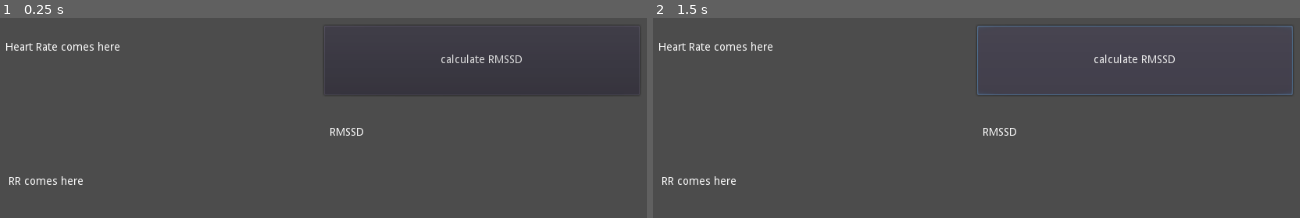
Above: before the commit, frames 1-2 (left to right).
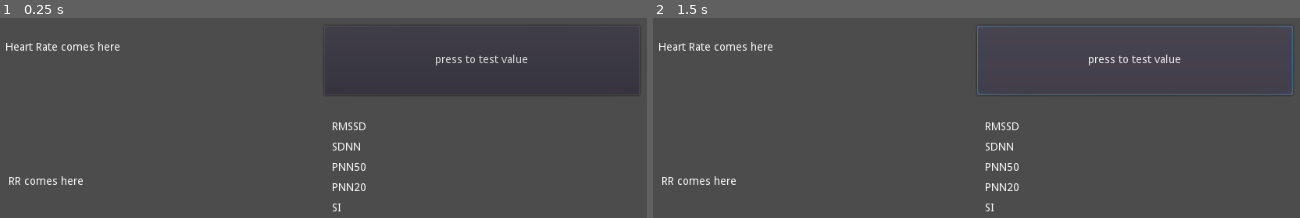
Above: after the commit, the same moments.

Repository: Balint197/HeartRateGodot
Game: Godot game, scene res://Base.tscn
Two runs of this game, one before a commit and one after it. Both use one fixed random seed, a clock stepped at 60 frames per second and the inputs below.
Inputs:
- Up to frame 1 (0.25 s): no input
- Up to frame 2 (1.5 s): click "calculate RMSSD" (after the commit: "press to test value") at 0.5 s; click "calculate RMSSD" (after the commit: "press to test value") at 1.25 s

The runs differ from the first frame. In frame 1, 1.0% of the frame differs, in the area x 51-82%, y 18-97%; in frame 2, 1.0%.
Error before the commit: Invalid get index '0' (on base: 'Array'). (res://Base.gd:103)
Error after the commit: Invalid type in function 'plus_file' in base 'String'. Cannot convert argument 1 from Nil to String. (res://Base.gd:88)

Commit message:
SDNN, PNN, SI (wip), layout restructure, variables changed

Diff:
--- a/Base.gd
+++ b/Base.gd
@@ -1,14 +1,22 @@
 extends Control
 
-onready var currentHR = 0
+onready var HR = 0
 onready var currentRR = 0
+onready var RR_average = 0
+
+onready var RMSSD = 0
+onready var SDNN = 0
+onready var pNN50: float = 0
+onready var pNN20: float = 0
+onready var SI = 0
+
 onready var RR_array = []
 onready var usedRR_arr = []
 
 onready var latest_file
 onready var filePos = 0
 
-export (int, 1, 9999) var RR_use_amount = 5
+export (int, 1, 9999) var RR_use_amount = 5 # TODO? -> = 0: all used
 export (String) var folder_location = "C:/Users/hajna/HeartRateLogs"
 
 func _ready():
@@ -16,17 +24,27 @@
 
 func _on_Timer_timeout():
 	updateRR() 	# from IBI file (logfile unused)
-
+	$RR_label.text = ("Last RR: " + currentRR)
 	# https://en.wikipedia.org/wiki/Heart_rate_variability#Analysis
 	# https://imotions.com/blog/heart-rate-variability/
 
-	# TIME domain
-	HR()
-	RMSSD()
-	# SDNN() # add maybe?
-	# Baevsky’s stress index
+	# TODO uniform time instead of same number of RR values?
 
-	# FREQUENCY domain measurements -> measure of sympathetic nervous system activity
+	### TIME domain ###
+	HR = HR_func()
+	$HR_label.text = ("Heart rate: " + str(int(HR)))
+	RMSSD = RMSSD_func()
+	$analysis_container/RMSSD_label.text = ("RMSSD: " + str(RMSSD))
+	SDNN = SDNN_func()
+	$analysis_container/SDNN_label.text = ("SDNN: " + str(SDNN))
+	pNN50 = pNNX_func(50)
+	$analysis_container/PNN50_label.text = ("pNN50: " + str(pNN50))
+	pNN20 = pNNX_func(20)
+	$analysis_container/PNN20_label.text = ("pNN20: " + str(pNN20))
+	SI = SI_func()# Baevsky’s stress index
+	$analysis_container/SI_label.text = ("SI: " + str(SI))
+
+	### FREQUENCY domain ### -> measure of sympathetic nervous system activity
 	# frequencies [Hz]:  # TODO export?
 		# HF: 0.15 - 0.4
 		# LF: 0.04 - 0.15
@@ -37,7 +55,7 @@
 	pass
 
 func _on_Button_button_down():
-	RMSSD()
+	pass
 
 func initFile(path):
 	var latest_date = 0
@@ -60,7 +78,7 @@
 					latest_file = file_name
 
 			file_name = dir.get_next()
-		print("Latest file: " + latest_file)
+		print("Latest file: " + latest_file + "\n")
 	else:
 		print("An error occurred when trying to access the path.")
 
@@ -73,7 +91,7 @@
 	while not IBI_file.eof_reached():
 		var IBI_line = IBI_file.get_line()
 		if IBI_line != "":	# needed for last line (\n in HeartRate program)
-			RR_array.append(IBI_line)
+			RR_array.append(int(IBI_line))
 
 	filePos = IBI_file.get_position()
 
@@ -83,24 +101,92 @@
 
 	print_debug(usedRR_arr)
 
+	RR_average = 0
+	for i in range(RR_use_amount):
+		RR_average += usedRR_arr[i]
+	RR_average = RR_average / RR_use_amount
+
 	currentRR = str(RR_array[IBI_size - 1])
-	$RR_label.text = currentRR
 	IBI_file.close()
 
-func HR():
-	currentHR = 0.0
+func HR_func():
+	var HR_calc = 0.0
 	for RR in usedRR_arr:
-		currentHR += int(RR)
-	currentHR = 60 / (currentHR / RR_use_amount) * 1000
-	print(str(currentHR))
+		HR_calc += RR
+	HR_calc = 60 / (HR_calc / RR_use_amount) * 1000
 
-	$HR_label.text = str(int(currentHR))
+	return HR_calc
 
-func RMSSD():
-	var RMSSD = 0
+func RMSSD_func():
+	var RMSSD_calc = 0
 
 	for i in range(RR_use_amount-1):	# -1 because N elements, but N-1 places between elements
-		RMSSD += pow(int(usedRR_arr[i]) - int(usedRR_arr[i + 1]), 2)
+		RMSSD_calc += pow(usedRR_arr[i] - usedRR_arr[i + 1], 2)
 
-	RMSSD = sqrt(RMSSD)
-	$RMSSD_label.text = str(RMSSD)
+	RMSSD_calc = sqrt(RMSSD_calc / (RR_use_amount-1))
+
+	return RMSSD_calc
+
+func pNNX_func(x):
+	var NNX: int = 0
+
+	for i in range(RR_use_amount-1):
+		if abs(usedRR_arr[i] - usedRR_arr[i + 1]) > x:
+			NNX += 1
+	var pNNX = float(NNX) / float(RR_use_amount-1) * 100
+
+	return pNNX
+
+func SDNN_func():
+	var SDNN_calc = 0
+
+	for i in range(RR_use_amount):
+		SDNN_calc += pow(usedRR_arr[i] - RR_average,2)
+	SDNN_calc = sqrt(SDNN_calc / RR_use_amount)
+
+	return SDNN_calc
+
+func SI_func():
+	var SI_calc = 0 # Stress Index
+	var AMo = 0		# amplitude of the modal value
+	var Mo = 0 		# RR median
+	var MxDMn = usedRR_arr.max() - usedRR_arr.min() # variability width
+	# var nAmo = 0 	# biggest number of RR values in range
+
+	var RR_array_sorted = usedRR_arr
+	RR_array_sorted.sort()
+
+	if RR_use_amount % 2 != 0: 					# odd RR_use_amount
+		Mo = RR_array_sorted[RR_use_amount/2]
+	else:										# even RR_use_amount -> mean
+		Mo = (RR_array_sorted[RR_use_amount/2] + RR_array_sorted[(RR_use_amount/2)-1]) / 2
+
+	var SI_array = []
+	var SI_array_index = 0
+	var steppedValue = 0
+	var prevValue = 0
+
+	for i in range (RR_use_amount):
+
+		steppedValue = stepify(RR_array_sorted[i], 50) # ...or using format strings
+		print(steppedValue)
+
+		if steppedValue != prevValue: 	# start new element in array
+			SI_array.append(int(0))
+
+		SI_array[SI_array_index] += 1 # increment current array
+		prevValue = steppedValue
+
+	AMo = SI_array.max()
+	print(AMo)
+
+	AMo = AMo / RR_use_amount
+
+	SI_calc = AMo / (2 * Mo * MxDMn)
+# Stress index (SI) = AMo / 2Mo x MxDMn. Where AMo is the amplitude of the modal
+# value and represents the percentage in comparison to all other RR intervals.
+# Mo (in the formula 2Mo) is the modal value for the duration of a RR interval
+# that has been measured the most often. MxDMn is the variability width, or in
+# other words the difference between the maximum and minimum measured RR interval.
+
+	return SI_calc
--- a/Base.tscn
+++ b/Base.tscn
@@ -9,6 +9,10 @@
 __meta__ = {
 "_edit_use_anchors_": false
 }
+RR_use_amount = 18
+
+[node name="Timer" type="Timer" parent="."]
+autostart = true
 
 [node name="HR_label" type="Label" parent="."]
 margin_left = 117.0
@@ -30,21 +34,68 @@
 "_edit_use_anchors_": false
 }
 
-[node name="Timer" type="Timer" parent="."]
-autostart = true
-
-[node name="RMSSD_button" type="Button" parent="."]
+[node name="test_button" type="Button" parent="."]
 margin_left = 525.0
 margin_top = 74.0
 margin_right = 929.0
 margin_bottom = 163.0
-text = "calculate RMSSD"
+text = "press to test value"
+__meta__ = {
+"_edit_use_anchors_": false
+}
 
-[node name="RMSSD_label" type="Label" parent="."]
-margin_left = 532.0
-margin_top = 204.0
-margin_right = 693.0
-margin_bottom = 272.0
+[node name="analysis_container" type="VBoxContainer" parent="."]
+margin_left = 535.453
+margin_top = 196.982
+margin_right = 840.453
+margin_bottom = 373.982
+custom_constants/separation = 12
+__meta__ = {
+"_edit_use_anchors_": false
+}
+
+[node name="RMSSD_label" type="Label" parent="analysis_container"]
+margin_right = 305.0
+margin_bottom = 14.0
 text = "RMSSD"
+__meta__ = {
+"_edit_use_anchors_": false
+}
+
+[node name="SDNN_label" type="Label" parent="analysis_container"]
+margin_top = 26.0
+margin_right = 305.0
+margin_bottom = 40.0
+text = "SDNN"
+__meta__ = {
+"_edit_use_anchors_": false
+}
+
+[node name="PNN50_label" type="Label" parent="analysis_container"]
+margin_top = 52.0
+margin_right = 305.0
+margin_bottom = 66.0
+text = "PNN50"
+__meta__ = {
+"_edit_use_anchors_": false
+}
+
+[node name="PNN20_label" type="Label" parent="analysis_container"]
+margin_top = 78.0
+margin_right = 305.0
+margin_bottom = 92.0
+text = "PNN20"
+__meta__ = {
+"_edit_use_anchors_": false
+}
+
+[node name="SI_label" type="Label" parent="analysis_container"]
+margin_top = 104.0
+margin_right = 305.0
+margin_bottom = 118.0
+text = "SI"
+__meta__ = {
+"_edit_use_anchors_": false
+}
 [connection signal="timeout" from="Timer" to="." method="_on_Timer_timeout"]
-[connection signal="button_down" from="RMSSD_button" to="." method="_on_Button_button_down"]
+[connection signal="button_down" from="test_button" to="." method="_on_Button_button_down"]
